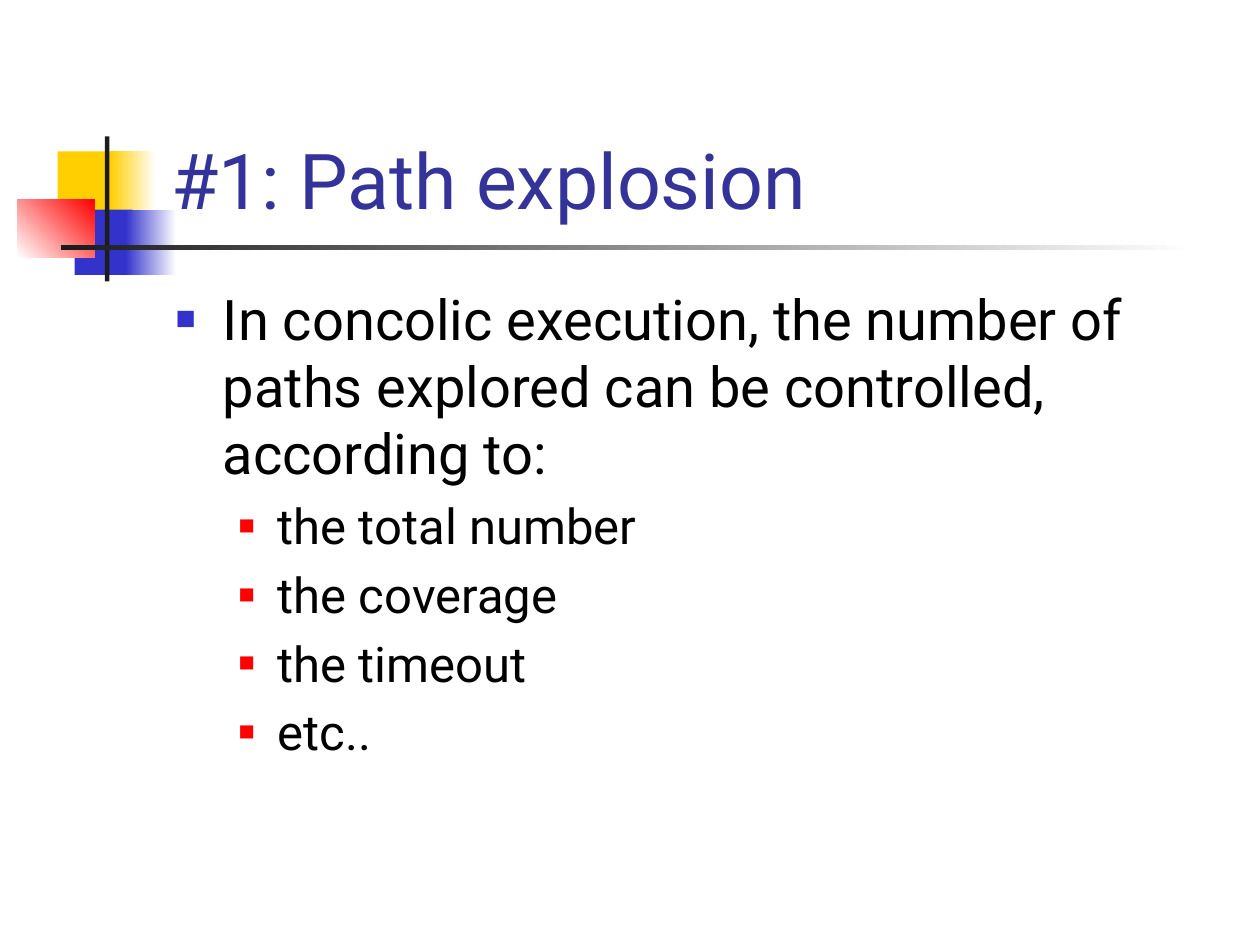
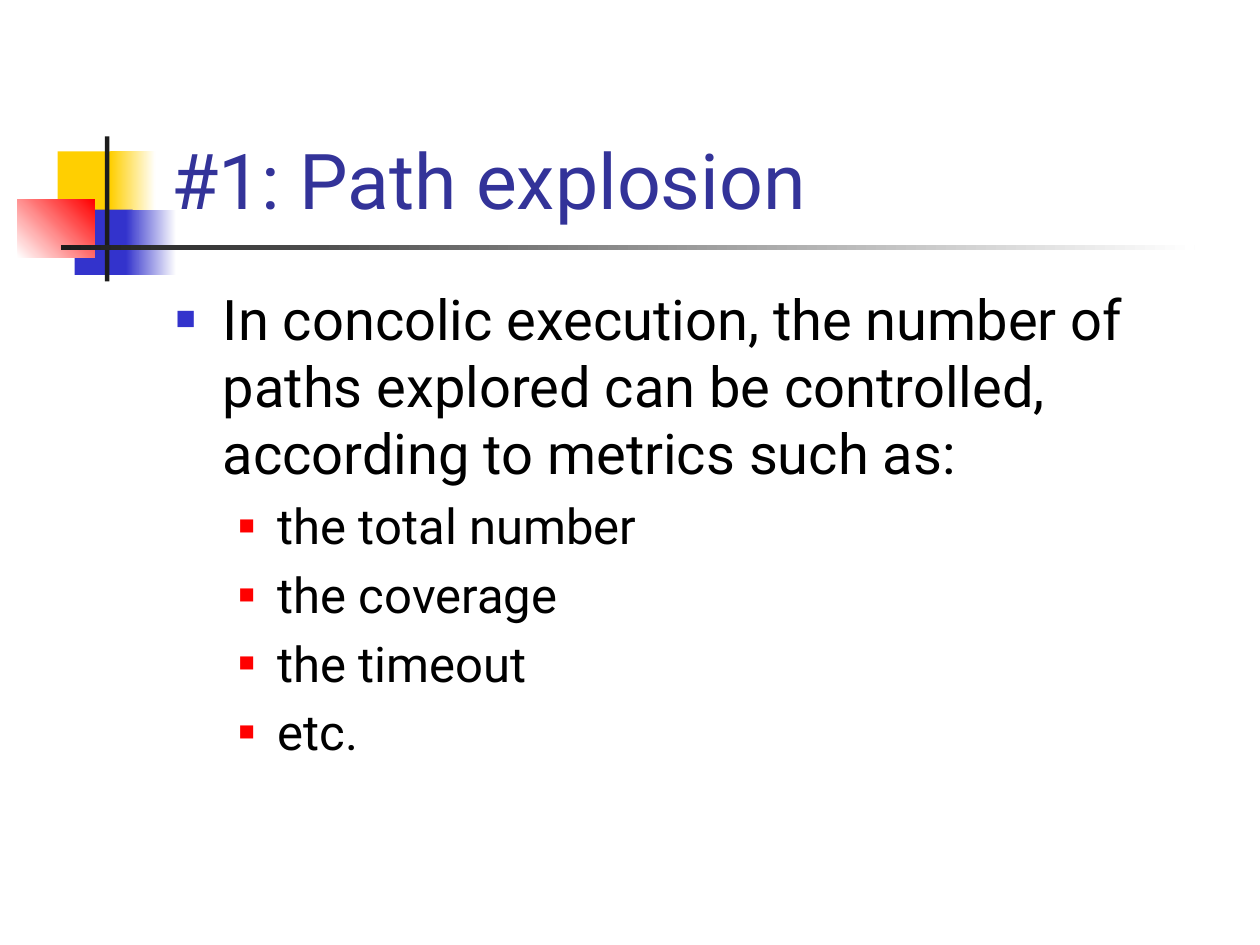
Before and after one commit to csslab-ustc/csslab-ustc.github.io, a slide deck: slide 22 of courses/theory/2022-spring/slides/lec18-concolic.pptx. Drawn at 1260x945 pixels with LibreOffice and Linux fonts; fonts in the diff are those of the drawing. Boxes give left, top, right and bottom in pixels: in the first picture for what was removed or moved away, otherwise in the second. Text is boxed around its words. In the diff, an @@ line names an element or a change of style, - is before the commit and + after.

```diff
--- a/courses/theory/2022-spring/slides/lec18-concolic.pptx
+++ b/courses/theory/2022-spring/slides/lec18-concolic.pptx
@@ text at (x1=223, y1=297, x2=1122, y2=486): text changed @@
-■ In concolic execution, the number of paths explored can be controlled, according to:
+■ In concolic execution, the number of paths explored can be controlled, according to metrics such as:
@@ text at (x1=278, y1=717, x2=358, y2=751): text changed @@
-  ■ etc..
+  ■ etc.
```
Also in this commit, not shown: 11 other slides changed, 2 other files.
